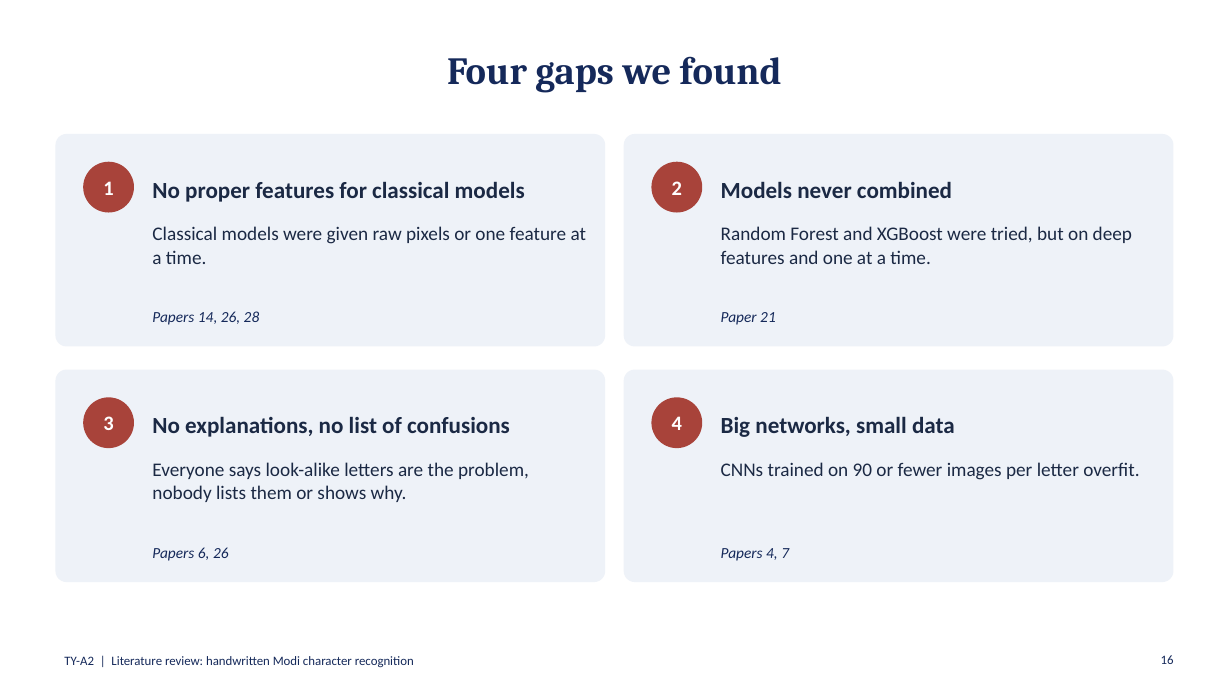
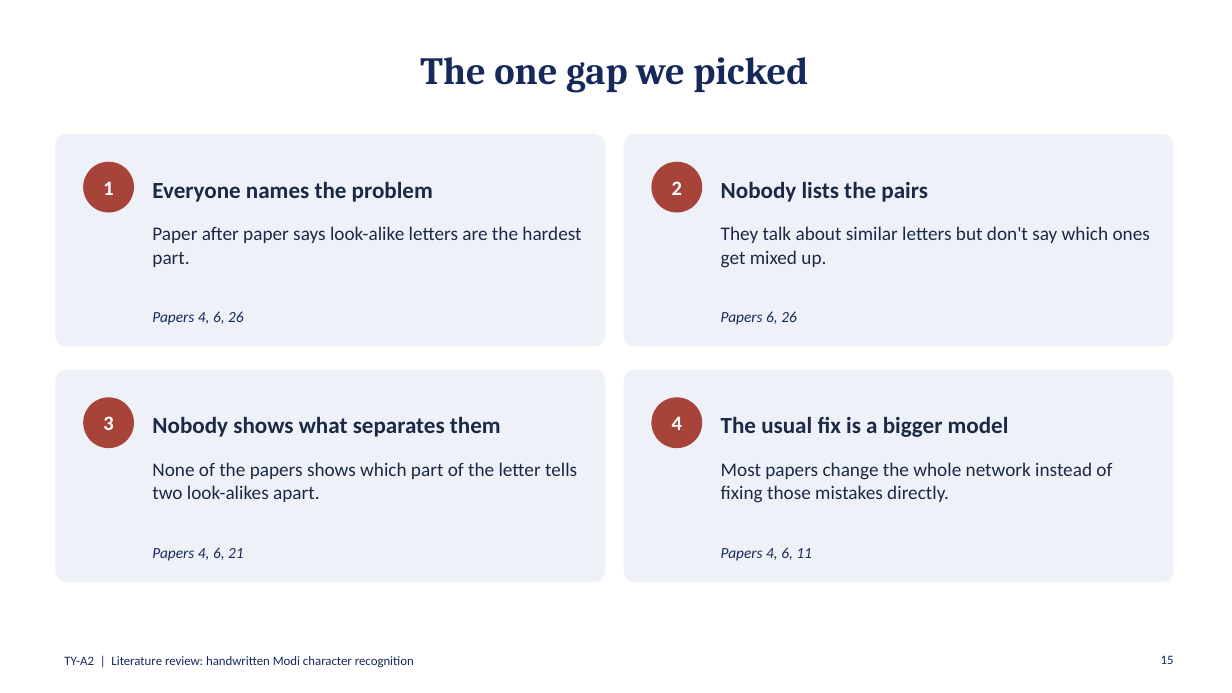
Before and after one commit to ananyac9820/modi-lipi-xai, a slide deck: slide 15 of docs/01_literature_survey/Literature_Review_Presentation.pptx (slide 16 before the commit). Drawn at 1232x693 pixels with LibreOffice and Linux fonts; fonts in the diff are those of the drawing. Boxes give left, top, right and bottom in pixels: in the first picture for what was removed or moved away, otherwise in the second. Text is boxed around its words. In the diff, an @@ line names an element or a change of style, - is before the commit and + after.

```diff
--- a/docs/01_literature_survey/Literature_Review_Presentation.pptx
+++ b/docs/01_literature_survey/Literature_Review_Presentation.pptx
@@ title at [420, 57, 808, 93]: text changed @@
-Four gaps we found
+The one gap we picked
@@ text at [152, 181, 433, 202]: text changed @@
-No proper features for classical models
+Everyone names the problem
@@ text at [721, 181, 928, 202]: text changed @@
-Models never combined
+Nobody lists the pairs
@@ text at [152, 226, 581, 267]: text changed @@
-Classical models were given raw pixels or one feature at a time.
+Paper after paper says look-alike letters are the hardest part.
@@ text at [721, 226, 1150, 268]: text changed @@
-Random Forest and XGBoost were tried, but on deep features and one at a time.
+They talk about similar letters but don't say which ones get mixed up.
@@ text at [152, 311, 244, 325]: text changed @@
-Papers 14, 26, 28
+Papers 4, 6, 26
@@ text at [721, 311, 797, 325]: text changed @@
-Paper 21
+Papers 6, 26
@@ text at [152, 416, 501, 437]: text changed @@
-No explanations, no list of confusions
+Nobody shows what separates them
@@ text at [721, 416, 1009, 437]: text changed @@
-Big networks, small data
+The usual fix is a bigger model
@@ text at [152, 462, 577, 502]: text changed @@
-Everyone says look-alike letters are the problem, nobody lists them or shows why.
+None of the papers shows which part of the letter tells two look-alikes apart.
@@ text at [721, 462, 1112, 503]: text changed @@
-CNNs trained on 90 or fewer images per letter overfit.
+Most papers change the whole network instead of fixing those mistakes directly.
@@ text at [152, 547, 244, 561]: text changed @@
-Papers 6, 26
+Papers 4, 6, 21
@@ text at [721, 547, 812, 561]: text changed @@
-Papers 4, 7
+Papers 4, 6, 11
@@ page number at [1161, 655, 1174, 664]: text changed @@
-16
+15
```
Also in this commit, not shown: 12 other slides changed, 1 slide removed, 10 other files.
